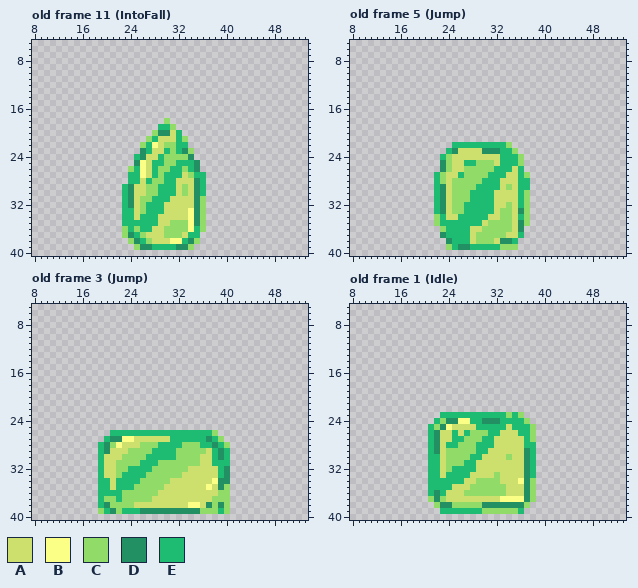
Pixel-art file -- Assets/Art/Animations/Enemy aninations/Slime (anette).aseprite. The picture above was drawn from the file before the commit.
60x60 pixels, 31 frames. Shown: old frame 11 (IntoFall): x 8..53, y 5..40; old frame 5 (Jump): x 8..53, y 5..40; old frame 3 (Jump): x 8..53, y 5..40; old frame 1 (Idle): x 8..53, y 5..40. The commit also changed other frames, which this record leaves out.
Palette (. is transparent): A #cddf6c  B #fbff86  C #91db69  D #239063  E #1ebc73
Pixels before, old frame 11 (IntoFall), first column x 23:
18 .......C......
19 ......EEC.....
20 .....CDDAE....
21 ....CEAAAEC...
22 ...CEBACCEE...
23 ...DEAAECEDC..
24 ..EDAAECCCCD..
25 ..DBAEECCEEED.
26 .CEBAECCEECED.
27 .EEBAECEEEACEE
28 .EEAECCEEAAADE
29 EDAACCEEEACADE
30 EDAACCEEEACADE
31 EDACCEEEAAAADC
32 EDACEEEAAAAADC
33 EEACEEEAAAABDC
34 EEAEEEAAAAABDC
35 EEEEEEAACCCBDC
36 CECEEAACCCCBEC
37 CDECAAACCCAEE.
38 .CDECAAABBEDC.
39 ..CDDEEEEDDC..
Pixels before, old frame 5 (Jump), first column x 22:
22 ...EEEEEEEEEC...
23 ..EDAAAADDDEEC..
24 .ECAAAAAAAAEEEC.
25 .DCAAEECCCAEEEC.
26 .DCAACCCCCEEEAE.
27 ECAAECCCCEEEAAEC
28 ECACCCCCEEEAAAEE
29 EDACCCCEEEEACAEE
30 EDACCCEEEEAAAAEC
31 EDACCCEEEEAAAAEC
32 EDACCEEEEEAACAEC
33 EDACCEEEEEACCADC
34 CEAAEEEEEAACCAEC
35 CEEEEEEEACCCCADC
36 .CEEEEAACCCCCAD.
37 .DEEEEACCCCCAAE.
38 ..DEEEACCCADDE..
39 ..CEDDEEEEECCC..
Pixels before, old frame 3 (Jump), first column x 19:
26 ..EEEEEEEEEEEEEEEEEC..
27 .EDDBBAAAAAAEEEEEEDEC.
28 EDCBAAACCCEEEECCCEEDEC
29 EDAAACCCCEEEECCCCCAEDE
30 EAAACCCCEEEEECCCCAAEDE
31 EAACCCCEEECCCCCCCAAEEE
32 EAACCEEEECCCCCCAAAAAED
33 EAACEEEECCCCCCAAAAAAED
34 EEAEEEECCCCCAAAAAAABDD
35 EEAEEECCCCCAAAAAAABADC
36 EEEECCCCCCAAAAAAAAAACC
37 ECCECCCCCAAAAAAAAAACCC
38 EDCCCCAAAAAAAAABBADCDC
39 CEDCEEEDDDDDDDDDDCCCEC
Pixels before, old frame 1 (Idle), first column x 21:
23 ..EEEEEEEEEEECEC..
24 .ECDDBBEEDDDEEEEC.
25 ECDBAAAAEEEEEAEEEC
26 EDAAEAECCCEEAAAEEC
27 EDAAEECCCEEAAAAAEC
28 EDAEECCCEEEAAAAAEE
29 EDACCCCCEEAAAAAADE
30 EEACCCCEEAAAACAADE
31 EEACCCEEAAAAAAAADE
32 EEACEEEEAAAAAAAADE
33 EEAEEEEAAAACAAAADE
34 EEEEEEAACCCCAAABDC
35 EEEEAAACCCCCCAAADC
36 EDEAAACCCCCCCAAADC
37 CDCAAAAAAAAABBBBDC
38 .CDDCCCCCDDDDDDDC.
39 ..EEEEEEECCCCCCE..
The same view after the edit:
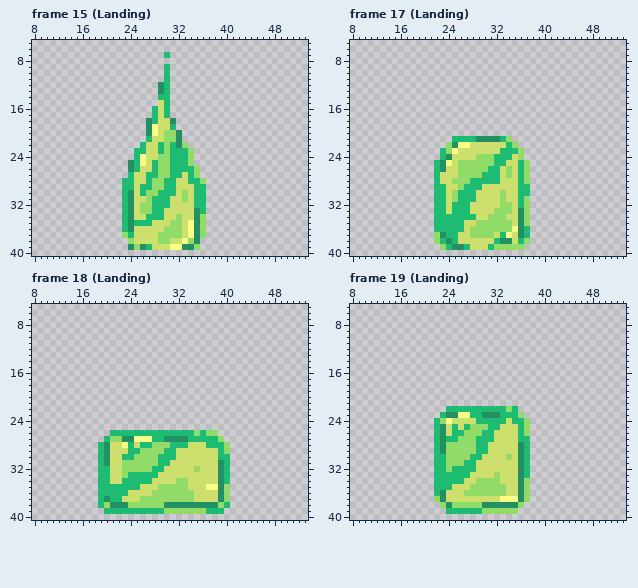
A new or re-ordered frame is compared with the old frame closest to it.
The exact change:
frames re-ordered
Changed rows in their new state; - is an unchanged pixel.
Frame 15 (Landing) against old frame 11 (IntoFall):
first column x 23:
 7 -------E------
 9 -------E------
10 -------E------
11 -------E------
12 ------DE------
13 ------DE------
14 ------EE------
15 ------AE------
16 -----EAE------
17 -----EAE------
18 ----DEAAD-----
19 ----DBAAE-----
20 ----DBACCD----
21 ----EA-CCD.---
22 ---EAAE-EDC---
23 --EEA-ECE-E---
24 ---B--C-EEEC--
25 -DE---C-E--C.-
26 -D-A------E-C-
27 --AAE--C---EC.
28 E-A--------EEC
29 -E-EE-C---A-E-
30 ---E--------E-
31 ---A------C-EE
32 ----C--E----EE
33 -D--C------A-E
34 -D-A--E--C-A--
35 -D---A----A---
36 EDAAA-----A-D-
37 -EAA--C----BDC
38 --AAA-CCAABCD-
39 -D--EAAABB-DC-
Frame 17 (Landing) against old frame 5 (Jump):
first column x 22:
21 ---EEEEDDDDEC---
22 --CDBBAAAAAAEC--
23 -ECB----AAA--EC-
24 --D----CCCE--A--
25 E-B-CCC---E-AAEC
26 E-A-C----E-AC--C
27 -A--C---E--AC---
28 -A----EE-------C
29 -E-A-EE-AAA-A---
30 -E--EE-AAA-C---E
31 -E--EE-AAA-C----
32 -E-EE-AAAA-C----
33 -E-EE-AAAAC-----
34 E-EE---AACC-A-D-
35 E----AACC-------
36 EE---ACC-----B-E
37 C---AAC---AEB-DE
38 CE--AA-AAAE--AEC
39 -CED-EAAA-C---C-
Frame 18 (Landing) against old frame 3 (Jump):
first column x 19:
26 ----------------C-C---
27 --CCDDBBBEEDDDD---E---
28 --AABE-EE-CC--EAAA-E--
29 -----EE--CC--AAAAA-AEC
30 -D--EE--CC---AAAA--AE-
31 -D-A---CCCEEAAAAA--AD-
32 -E-A-CCCCEEAAAA-C---DE
33 -E-AC---EEAAAA------DE
34 ---A---EEAAA-CC----A-E
35 --E---EAAA-CCCC----B--
36 ----EAAAA-CCCCCC----D-
37 -DE-AAA--CCCCCCC---AD-
38 -CDDD-CCCCCDDDDDDD-DCE
39 .-EE---EEEECCCCCC-EE-.
Frame 19 (Landing) against old frame 1 (Idle):
first column x 21:
22 ---EEEEEEEEEECE---
23 ---DDBB--DDD-E----
24 ---BAAAA-EEE-A----
25 .E-AE-ECCC--A-A-C.
26 .ED--EC--E-A----C.
27 .EDE-C--E------E-.
28 .EDCC-----A----D-.
29 .ED------------DE.
30 .-E------------DE.
31 .-E------------DE.
32 .-E------------DE.
33 .-E------------DE.
34 .--------------DC.
35 .--------------DC.
36 .ED------------DC.
37 .CD------------DC.
38 -.C------------C.-
39 --.------------.--
